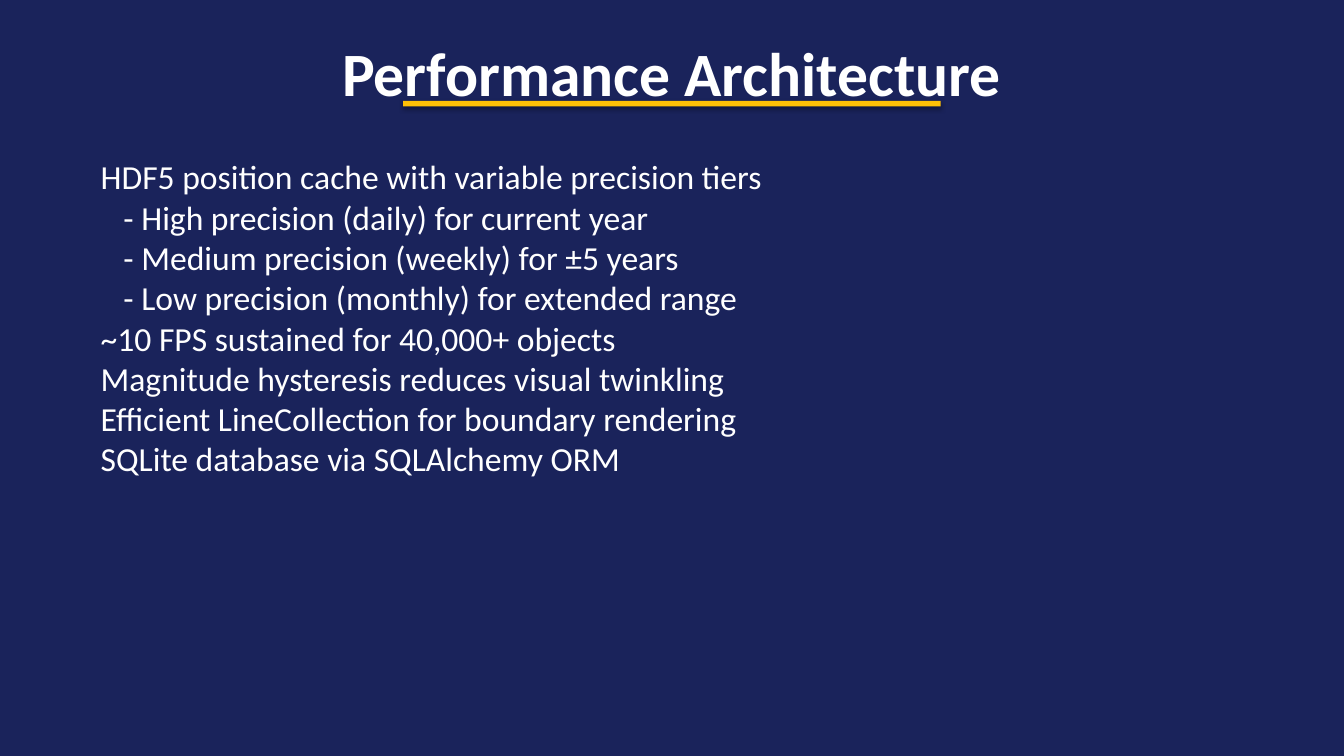
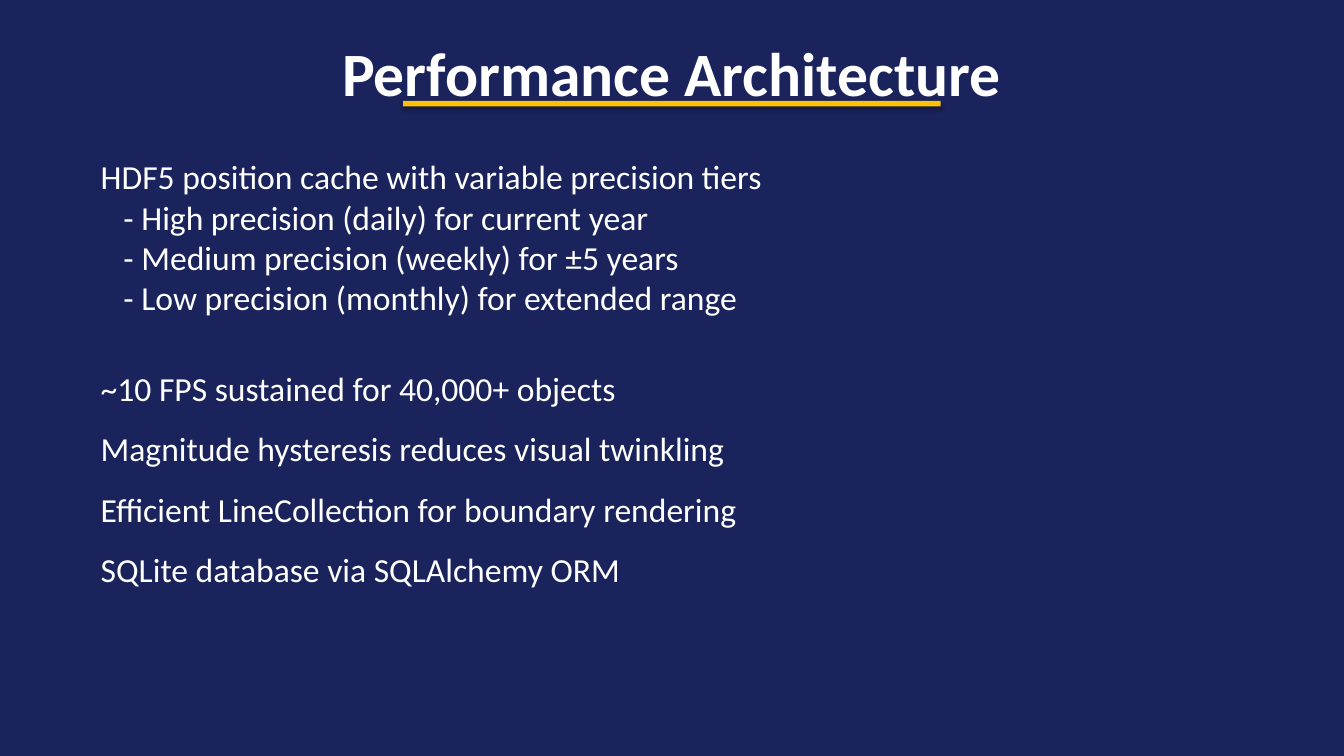
Before and after one commit to rlseaman/neolyzer, a slide deck: slide 8 of presentations/NEOlyzer_Demo.pptx. Drawn at 1344x756 pixels with LibreOffice and Linux fonts; fonts in the diff are those of the drawing. Boxes give left, top, right and bottom in pixels: in the first picture for what was removed or moved away, otherwise in the second. Text is boxed around its words. In the diff, an @@ line names an element or a change of style, - is before the commit and + after.

```diff
--- a/presentations/NEOlyzer_Demo.pptx
+++ b/presentations/NEOlyzer_Demo.pptx
@@ text at box(101, 327, 736, 477): paragraphs removed @@
-~10 FPS sustained for 40,000+ objects
-Magnitude hysteresis reduces visual twinkling
-Efficient LineCollection for boundary rendering
-SQLite database via SQLAlchemy ORM
@@ text added at box(101, 377, 736, 588), 24 pt, text #FFFFFF @@
+~10 FPS sustained for 40,000+ objects
+Magnitude hysteresis reduces visual twinkling
+Efficient LineCollection for boundary rendering
+SQLite database via SQLAlchemy ORM
```
Also in this commit, not shown: 8 other slides changed, 1 other file.
